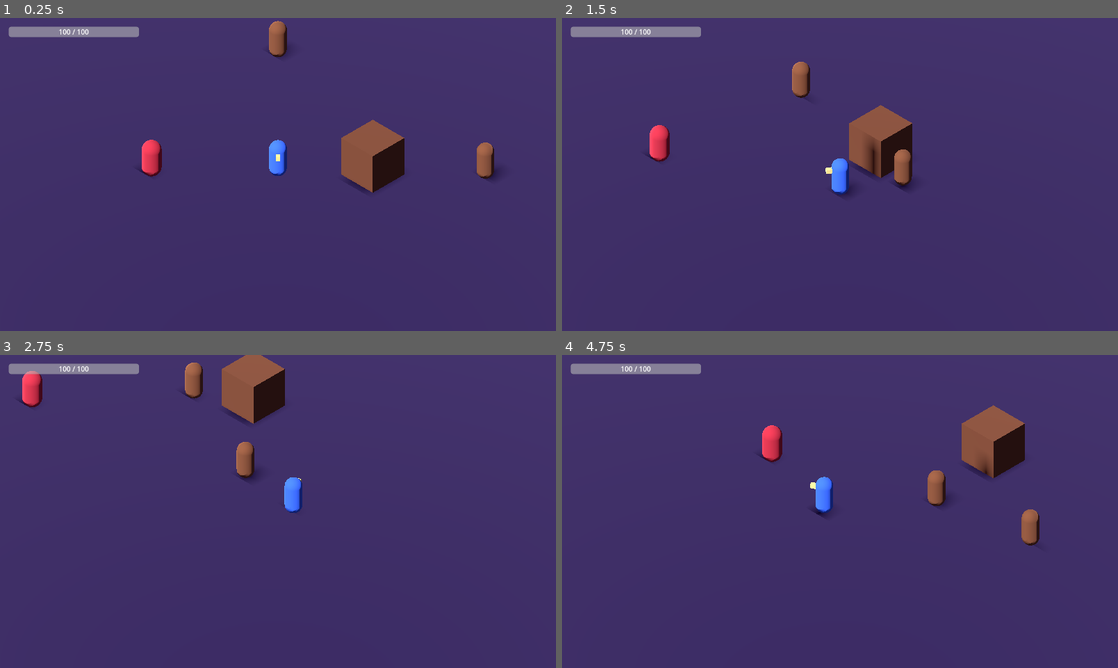
Above: before the commit, frames 1-4 (two rows, left to right).
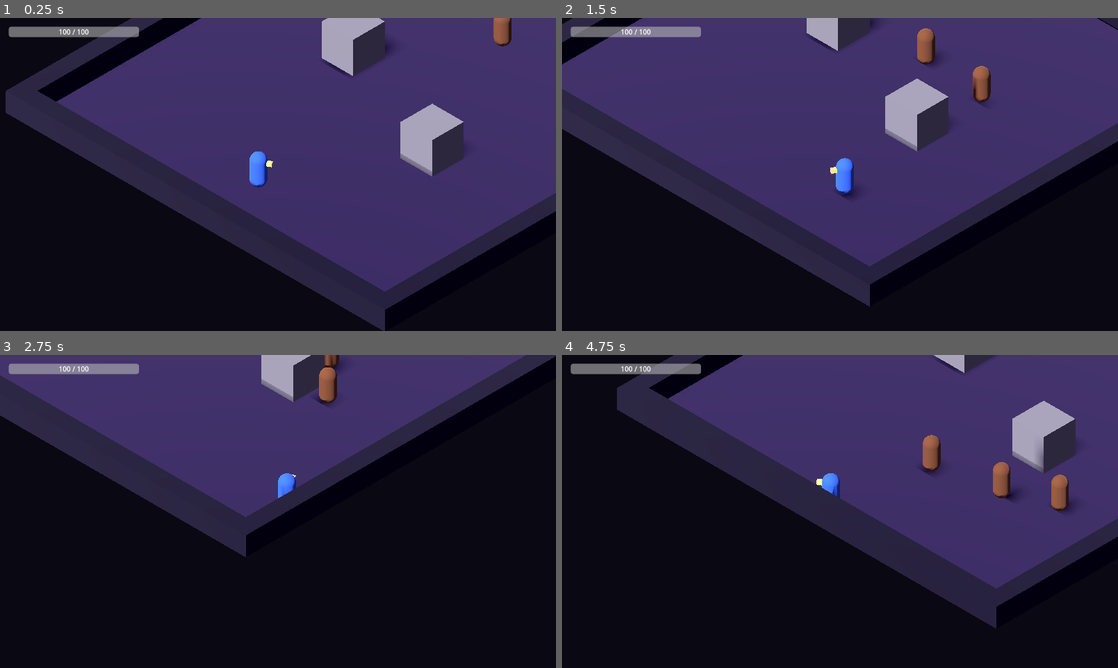
Above: after the commit, the same moments.

Repository: Spadasian/Robert
Game: Godot game, scene res://scenes/world/Run.tscn
Two runs of this game, one before a commit and one after it. Both use one fixed random seed, a clock stepped at 60 frames per second and the inputs below. Before the commit the project starts from res://scenes/world/Main.tscn.
Inputs (mouse positions are in pixels of both pictures, inside the frame that each line leads up to):
- Up to frame 1 (0.25 s): no input
- Up to frame 2 (1.5 s): tap Enter at 0.5 s; move the mouse to (962, 158) at 0.52 s; press the mouse at (962, 158) at 0.53 s; hold D (move_right) 0.53-1.28 s; move the mouse to (728, 190) at 1.27 s; release the mouse at (728, 190) at 1.28 s; hold S (move_down) from 1.28 s (still down); tap Space (dash) at 1.35 s
- Up to frame 3 (2.75 s): move the mouse to (333, 442) at 2.02 s; release S (move_down) at 2.03 s; hold D (move_right) from 2.03 s (still down); tap R at 2.1 s
- Up to frame 4 (4.75 s): move the mouse to (812, 574) at 2.77 s; release D (move_right) at 2.78 s; hold W (move_up) 2.78-3.53 s; click (812, 574) at 2.85 s; move the mouse to (1006, 558) at 3.52 s; hold A (move_left) from 3.53 s (still down); tap Space (dash) at 3.6 s; move the mouse to (673, 464) at 4.27 s; tap R at 4.35 s

The runs differ from the first frame. In frame 1, 55% of the frame differs, in the area x 0-100%, y 0-100%; in frame 2, 54%; in frame 3, 79%; in frame 4, 67%.

Commit message:
Phase 8: room system (Room, RoomManager, RoomData, EnemySpawnPoint), Room_Combat_01, Run scene
Co-Authored-By: Claude Sonnet 5.5 <noreply@anthropic.com>
Claude-Session: https://claude.ai/code/session_015tdxMYhNk2xjQ11oWM2YK9

Diff:
--- a/project.godot
+++ b/project.godot
@@ -4,7 +4,7 @@
 [application]
 
 config/name="Kurotsuki: Endless Night"
-run/main_scene="res://scenes/world/Main.tscn"
+run/main_scene="res://scenes/world/Run.tscn"
 config/features=PackedStringArray("4.7", "Forward Plus")
 
 [display]
--- /dev/null
+++ b/resources/rooms/Room_Combat_01.tres
@@ -0,0 +1,12 @@
+[gd_resource type="Resource" script_class="RoomData" load_steps=3 format=3]
+
+[ext_resource type="Script" path="res://scripts/rooms/RoomData.gd" id="1_script"]
+[ext_resource type="PackedScene" path="res://scenes/rooms/Room_Combat_01.tscn" id="2_scene"]
+
+[resource]
+script = ExtResource("1_script")
+id = "combat_01"
+display_name = "Bandit Camp"
+room_type = 0
+scene = ExtResource("2_scene")
+difficulty = 1
--- /dev/null
+++ b/scenes/rooms/Room_Combat_01.tscn
@@ -0,0 +1,138 @@
+[gd_scene load_steps=16 format=3]
+
+[ext_resource type="Script" path="res://scripts/rooms/Room.gd" id="1_room"]
+[ext_resource type="Script" path="res://scripts/rooms/NavBaker.gd" id="2_nav"]
+[ext_resource type="Script" path="res://scripts/rooms/EnemySpawnPoint.gd" id="3_spawn"]
+[ext_resource type="PackedScene" path="res://scenes/enemies/Bandit.tscn" id="4_bandit"]
+
+[sub_resource type="NavigationMesh" id="NavMesh_room"]
+geometry_parsed_geometry_type = 1
+agent_height = 1.8
+agent_radius = 0.5
+
+[sub_resource type="BoxShape3D" id="Shape_floor"]
+size = Vector3(22, 0.2, 22)
+
+[sub_resource type="PlaneMesh" id="Mesh_floor"]
+size = Vector2(22, 22)
+
+[sub_resource type="StandardMaterial3D" id="Mat_floor"]
+albedo_color = Color(0.2, 0.15, 0.3, 1)
+
+[sub_resource type="BoxShape3D" id="Shape_wall_ns"]
+size = Vector3(24, 1.2, 1)
+
+[sub_resource type="BoxMesh" id="Mesh_wall_ns"]
+size = Vector3(24, 1.2, 1)
+
+[sub_resource type="BoxShape3D" id="Shape_wall_ew"]
+size = Vector3(1, 1.2, 22)
+
+[sub_resource type="BoxMesh" id="Mesh_wall_ew"]
+size = Vector3(1, 1.2, 22)
+
+[sub_resource type="StandardMaterial3D" id="Mat_wall"]
+albedo_color = Color(0.12, 0.1, 0.18, 1)
+
+[sub_resource type="BoxShape3D" id="Shape_crate"]
+size = Vector3(2, 2, 2)
+
+[sub_resource type="BoxMesh" id="Mesh_crate"]
+size = Vector3(2, 2, 2)
+
+[node name="Room_Combat_01" type="Node3D"]
+script = ExtResource("1_room")
+
+[node name="Level" type="NavigationRegion3D" parent="."]
+navigation_mesh = SubResource("NavMesh_room")
+script = ExtResource("2_nav")
+
+[node name="Floor" type="StaticBody3D" parent="Level"]
+
+[node name="CollisionShape3D" type="CollisionShape3D" parent="Level/Floor"]
+transform = Transform3D(1, 0, 0, 0, 1, 0, 0, 0, 1, 0, -0.1, 0)
+shape = SubResource("Shape_floor")
+
+[node name="MeshInstance3D" type="MeshInstance3D" parent="Level/Floor"]
+mesh = SubResource("Mesh_floor")
+surface_material_override/0 = SubResource("Mat_floor")
+
+[node name="WallNorth" type="StaticBody3D" parent="Level"]
+transform = Transform3D(1, 0, 0, 0, 1, 0, 0, 0, 1, 0, 0.6, -11.5)
+
+[node name="CollisionShape3D" type="CollisionShape3D" parent="Level/WallNorth"]
+shape = SubResource("Shape_wall_ns")
+
+[node name="MeshInstance3D" type="MeshInstance3D" parent="Level/WallNorth"]
+mesh = SubResource("Mesh_wall_ns")
+surface_material_override/0 = SubResource("Mat_wall")
+
+[node name="WallSouth" type="StaticBody3D" parent="Level"]
+transform = Transform3D(1, 0, 0, 0, 1, 0, 0, 0, 1, 0, 0.6, 11.5)
+
+[node name="CollisionShape3D" type="CollisionShape3D" parent="Level/WallSouth"]
+shape = SubResource("Shape_wall_ns")
+
+[node name="MeshInstance3D" type="MeshInstance3D" parent="Level/WallSouth"]
+mesh = SubResource("Mesh_wall_ns")
+surface_material_override/0 = SubResource("Mat_wall")
+
+[node name="WallWest" type="StaticBody3D" parent="Level"]
+transform = Transform3D(1, 0, 0, 0, 1, 0, 0, 0, 1, -11.5, 0.6, 0)
+
+[node name="CollisionShape3D" type="CollisionShape3D" parent="Level/WallWest"]
+shape = SubResource("Shape_wall_ew")
+
+[node name="MeshInstance3D" type="MeshInstance3D" parent="Level/WallWest"]
+mesh = SubResource("Mesh_wall_ew")
+surface_material_override/0 = SubResource("Mat_wall")
+
+[node name="WallEast" type="StaticBody3D" parent="Level"]
+transform = Transform3D(1, 0, 0, 0, 1, 0, 0, 0, 1, 11.5, 0.6, 0)
+
+[node name="CollisionShape3D" type="CollisionShape3D" parent="Level/WallEast"]
+shape = SubResource("Shape_wall_ew")
+
+[node name="MeshInstance3D" type="MeshInstance3D" parent="Level/WallEast"]
+mesh = SubResource("Mesh_wall_ew")
+surface_material_override/0 = SubResource("Mat_wall")
+
+[node name="CrateA" type="StaticBody3D" parent="Level"]
+transform = Transform3D(1, 0, 0, 0, 1, 0, 0, 0, 1, -4, 1, -2)
+
+[node name="CollisionShape3D" type="CollisionShape3D" parent="Level/CrateA"]
+shape = SubResource("Shape_crate")
+
+[node name="MeshInstance3D" type="MeshInstance3D" parent="Level/CrateA"]
+mesh = SubResource("Mesh_crate")
+
+[node name="CrateB" type="StaticBody3D" parent="Level"]
+transform = Transform3D(1, 0, 0, 0, 1, 0, 0, 0, 1, 4, 1, 1)
+
+[node name="CollisionShape3D" type="CollisionShape3D" parent="Level/CrateB"]
+shape = SubResource("Shape_crate")
+
+[node name="MeshInstance3D" type="MeshInstance3D" parent="Level/CrateB"]
+mesh = SubResource("Mesh_crate")
+
+[node name="PlayerSpawn" type="Marker3D" parent="."]
+transform = Transform3D(1, 0, 0, 0, 1, 0, 0, 0, 1, 0, 0, 8)
+
+[node name="EnemySpawns" type="Node3D" parent="."]
+
+[node name="Spawn1" type="Marker3D" parent="EnemySpawns"]
+transform = Transform3D(1, 0, 0, 0, 1, 0, 0, 0, 1, -7, 0, -7)
+script = ExtResource("3_spawn")
+enemy_scene = ExtResource("4_bandit")
+
+[node name="Spawn2" type="Marker3D" parent="EnemySpawns"]
+transform = Transform3D(1, 0, 0, 0, 1, 0, 0, 0, 1, 7, 0, -7)
+script = ExtResource("3_spawn")
+enemy_scene = ExtResource("4_bandit")
+
+[node name="Spawn3" type="Marker3D" parent="EnemySpawns"]
+transform = Transform3D(1, 0, 0, 0, 1, 0, 0, 0, 1, 0, 0, -8)
+script = ExtResource("3_spawn")
+enemy_scene = ExtResource("4_bandit")
+
+[node name="Enemies" type="Node3D" parent="."]
--- a/scenes/ui/HUD.tscn
+++ b/scenes/ui/HUD.tscn
@@ -35,3 +35,13 @@
 Press R to restart"
 horizontal_alignment = 1
 vertical_alignment = 1
+
+[node name="MessageLabel" type="Label" parent="."]
+anchors_preset = 10
+anchor_right = 1.0
+offset_top = 80.0
+offset_bottom = 140.0
+grow_horizontal = 2
+theme_override_font_sizes/font_size = 36
+text = ""
+horizontal_alignment = 1
--- a/scenes/world/Main.tscn
+++ /dev/null
@@ -1,86 +0,0 @@
-[gd_scene load_steps=14 format=3]
-
-[ext_resource type="PackedScene" path="res://scenes/player/Player.tscn" id="1_player"]
-[ext_resource type="PackedScene" path="res://scenes/world/CameraRig.tscn" id="2_camera"]
-[ext_resource type="PackedScene" path="res://scenes/enemies/TrainingDummy.tscn" id="3_dummy"]
-[ext_resource type="PackedScene" path="res://scenes/enemies/Bandit.tscn" id="4_bandit"]
-[ext_resource type="Script" path="res://scripts/rooms/NavBaker.gd" id="5_navbaker"]
-[ext_resource type="PackedScene" path="res://scenes/ui/HUD.tscn" id="6_hud"]
-
-[sub_resource type="NavigationMesh" id="NavMesh_level"]
-geometry_parsed_geometry_type = 1
-agent_height = 1.8
-agent_radius = 0.5
-
-[sub_resource type="PlaneMesh" id="PlaneMesh_floor"]
-size = Vector2(60, 60)
-
-[sub_resource type="BoxShape3D" id="Shape_floor"]
-size = Vector3(60, 0.2, 60)
-
-[sub_resource type="StandardMaterial3D" id="Mat_floor"]
-albedo_color = Color(0.2, 0.15, 0.3, 1)
-
-[sub_resource type="Environment" id="Env_main"]
-background_mode = 1
-background_color = Color(0.04, 0.03, 0.07, 1)
-ambient_light_source = 2
-ambient_light_color = Color(0.45, 0.4, 0.6, 1)
-ambient_light_energy = 0.6
-
-[sub_resource type="BoxShape3D" id="Shape_crate"]
-size = Vector3(2, 2, 2)
-
-[sub_resource type="BoxMesh" id="Mesh_crate"]
-size = Vector3(2, 2, 2)
-
-[sub_resource type="StandardMaterial3D" id="Mat_crate"]
-albedo_color = Color(0.45, 0.28, 0.18, 1)
-
-[node name="Main" type="Node3D"]
-
-[node name="WorldEnvironment" type="WorldEnvironment" parent="."]
-environment = SubResource("Env_main")
-
-[node name="Level" type="NavigationRegion3D" parent="."]
-navigation_mesh = SubResource("NavMesh_level")
-script = ExtResource("5_navbaker")
-
-[node name="Floor" type="StaticBody3D" parent="Level"]
-
-[node name="CollisionShape3D" type="CollisionShape3D" parent="Level/Floor"]
-transform = Transform3D(1, 0, 0, 0, 1, 0, 0, 0, 1, 0, -0.1, 0)
-shape = SubResource("Shape_floor")
-
-[node name="MeshInstance3D" type="MeshInstance3D" parent="Level/Floor"]
-mesh = SubResource("PlaneMesh_floor")
-surface_material_override/0 = SubResource("Mat_floor")
-
-[node name="TestCrate" type="StaticBody3D" parent="Level"]
-transform = Transform3D(1, 0, 0, 0, 1, 0, 0, 0, 1, 3, 1, -3)
-
-[node name="CollisionShape3D" type="CollisionShape3D" parent="Level/TestCrate"]
-shape = SubResource("Shape_crate")
-
-[node name="MeshInstance3D" type="MeshInstance3D" parent="Level/TestCrate"]
-mesh = SubResource("Mesh_crate")
-surface_material_override/0 = SubResource("Mat_crate")
-
-[node name="Player" parent="." instance=ExtResource("1_player")]
-
-[node name="Dummy1" parent="." instance=ExtResource("3_dummy")]
-transform = Transform3D(1, 0, 0, 0, 1, 0, 0, 0, 1, -4, 0, 4)
-
-[node name="Bandit1" parent="." instance=ExtResource("4_bandit")]
-transform = Transform3D(1, 0, 0, 0, 1, 0, 0, 0, 1, 7, 0, -7)
-
-[node name="Bandit2" parent="." instance=ExtResource("4_bandit")]
-transform = Transform3D(1, 0, 0, 0, 1, 0, 0, 0, 1, -7, 0, -7)
-
-[node name="Sun" type="DirectionalLight3D" parent="."]
-transform = Transform3D(1, 0, 0, 0, 0.7, 0.714, 0, -0.714, 0.7, 0, 10, 0)
-shadow_enabled = true
-
-[node name="CameraRig" parent="." instance=ExtResource("2_camera")]
-
-[node name="HUD" parent="." instance=ExtResource("6_hud")]
--- /dev/null
+++ b/scenes/world/Run.tscn
@@ -0,0 +1,35 @@
+[gd_scene load_steps=8 format=3]
+
+[ext_resource type="PackedScene" path="res://scenes/player/Player.tscn" id="1_player"]
+[ext_resource type="PackedScene" path="res://scenes/world/CameraRig.tscn" id="2_camera"]
+[ext_resource type="PackedScene" path="res://scenes/ui/HUD.tscn" id="3_hud"]
+[ext_resource type="Script" path="res://scripts/rooms/RoomManager.gd" id="4_roommanager"]
+[ext_resource type="Resource" path="res://resources/rooms/Room_Combat_01.tres" id="5_room"]
+
+[sub_resource type="Environment" id="Env_run"]
+background_mode = 1
+background_color = Color(0.04, 0.03, 0.07, 1)
+ambient_light_source = 2
+ambient_light_color = Color(0.45, 0.4, 0.6, 1)
+ambient_light_energy = 0.6
+
+[node name="Run" type="Node3D"]
+
+[node name="WorldEnvironment" type="WorldEnvironment" parent="."]
+environment = SubResource("Env_run")
+
+[node name="Sun" type="DirectionalLight3D" parent="."]
+transform = Transform3D(1, 0, 0, 0, 0.7, 0.714, 0, -0.714, 0.7, 0, 10, 0)
+shadow_enabled = true
+
+[node name="CurrentRoom" type="Node3D" parent="."]
+
+[node name="Player" parent="." instance=ExtResource("1_player")]
+
+[node name="CameraRig" parent="." instance=ExtResource("2_camera")]
+
+[node name="HUD" parent="." instance=ExtResource("3_hud")]
+
+[node name="RoomManager" type="Node" parent="."]
+script = ExtResource("4_roommanager")
+starting_room = ExtResource("5_room")
--- /dev/null
+++ b/scripts/rooms/EnemySpawnPoint.gd
@@ -0,0 +1,4 @@
+extends Marker3D
+## Place in a room under "EnemySpawns". Pick the enemy scene in the Inspector.
+
+@export var enemy_scene: PackedScene
--- /dev/null
+++ b/scripts/rooms/Room.gd
@@ -0,0 +1,35 @@
+extends Node3D
+## Root script of every room scene.
+## Required child nodes: PlayerSpawn (Marker3D), EnemySpawns (Node3D with EnemySpawnPoint children), Enemies (Node3D).
+
+signal room_cleared
+
+@onready var player_spawn: Marker3D = $PlayerSpawn
+@onready var enemy_spawns: Node3D = $EnemySpawns
+@onready var enemies_root: Node3D = $Enemies
+
+var alive_enemies: int = 0
+
+
+func get_player_spawn_position() -> Vector3:
+	return player_spawn.global_position
+
+
+func start_room() -> void:
+	for point in enemy_spawns.get_children():
+		var scene: PackedScene = point.get("enemy_scene")
+		if scene == null:
+			continue
+		var enemy: Node3D = scene.instantiate()
+		enemies_root.add_child(enemy)
+		enemy.global_position = point.global_position
+		enemy.defeated.connect(_on_enemy_defeated)
+		alive_enemies += 1
+	if alive_enemies == 0:
+		room_cleared.emit.call_deferred()
+
+
+func _on_enemy_defeated(_enemy: Node) -> void:
+	alive_enemies -= 1
+	if alive_enemies <= 0:
+		room_cleared.emit()
--- /dev/null
+++ b/scripts/rooms/RoomData.gd
@@ -0,0 +1,11 @@
+class_name RoomData
+extends Resource
+## Describes one room: its type, scene and difficulty. The run generator picks from these.
+
+enum RoomType { COMBAT, ELITE, TREASURE, SHOP, EVENT, SHRINE, BOSS }
+
+@export var id: String = ""
+@export var display_name: String = ""
+@export var room_type: RoomType = RoomType.COMBAT
+@export var scene: PackedScene
+@export var difficulty: int = 1
--- /dev/null
+++ b/scripts/rooms/RoomManager.gd
@@ -0,0 +1,41 @@
+extends Node
+## Loads a room scene into the run, places the player and reports when the room is cleared.
+
+signal room_loaded(room: Node)
+signal room_cleared
+
+@export var starting_room: Resource # a RoomData
+
+@onready var room_container: Node3D = $"../CurrentRoom"
+
+var current_room: Node3D
+
+
+func _ready() -> void:
+	add_to_group("room_manager")
+	if starting_room:
+		load_room.call_deferred(starting_room)
+
+
+func load_room(room_data: Resource) -> void:
+	if current_room:
+		room_container.remove_child(current_room)
+		current_room.queue_free()
+	current_room = room_data.scene.instantiate()
+	room_container.add_child(current_room)
+
+	var player := get_tree().get_first_node_in_group("player") as CharacterBody3D
+	if player:
+		player.global_position = current_room.get_player_spawn_position()
+		player.velocity = Vector3.ZERO
+
+	current_room.room_cleared.connect(_on_room_cleared)
+	current_room.start_room()
+	room_loaded.emit(current_room)
+
+
+func _on_room_cleared() -> void:
+	room_cleared.emit()
+	var hud := get_tree().get_first_node_in_group("hud")
+	if hud:
+		hud.show_message("ROOM CLEARED")
--- a/scripts/ui/HUD.gd
+++ b/scripts/ui/HUD.gd
@@ -4,12 +4,15 @@
 @onready var hp_bar: ProgressBar = $HPBar
 @onready var hp_label: Label = $HPBar/Label
 @onready var death_label: Label = $DeathLabel
+@onready var message_label: Label = $MessageLabel
 
 var player_dead: bool = false
 
 
 func _ready() -> void:
+	add_to_group("hud")
 	death_label.visible = false
+	message_label.visible = false
 	var player: Node = get_tree().get_first_node_in_group("player")
 	if player == null:
 		return
@@ -33,3 +36,10 @@
 func _unhandled_input(event: InputEvent) -> void:
 	if player_dead and event is InputEventKey and event.pressed and event.keycode == KEY_R:
 		get_tree().reload_current_scene()
+
+
+func show_message(text: String, duration: float = 2.0) -> void:
+	message_label.text = text
+	message_label.visible = true
+	await get_tree().create_timer(duration).timeout
+	message_label.visible = false
